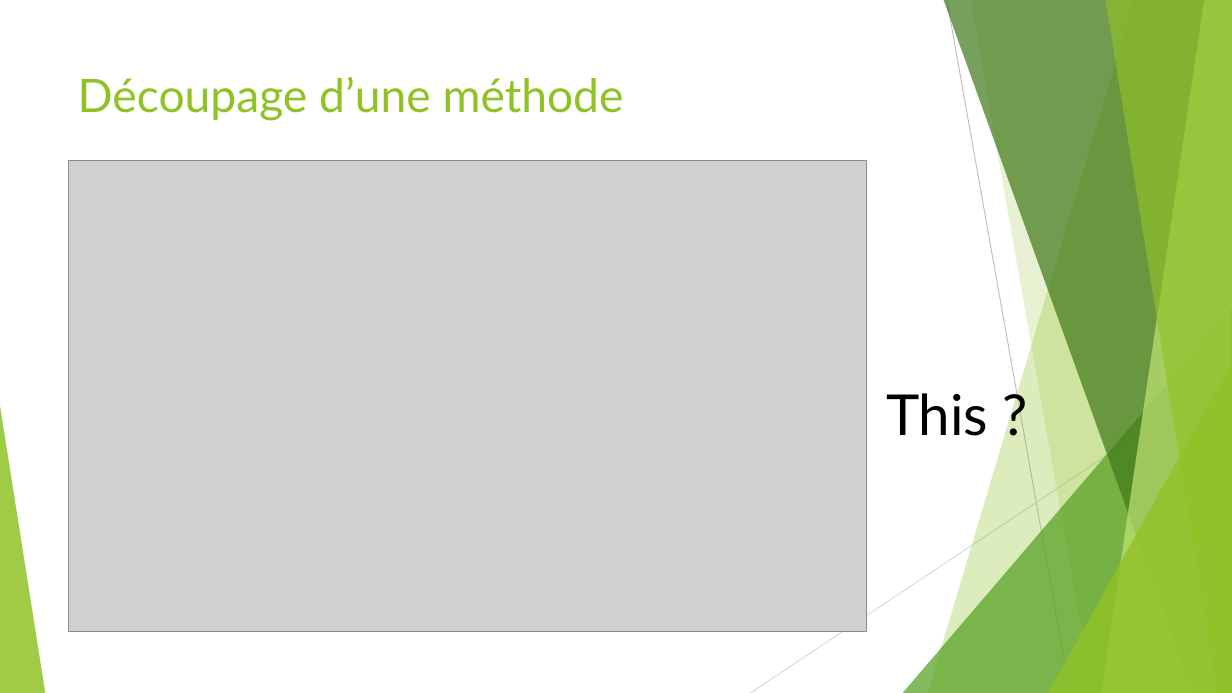
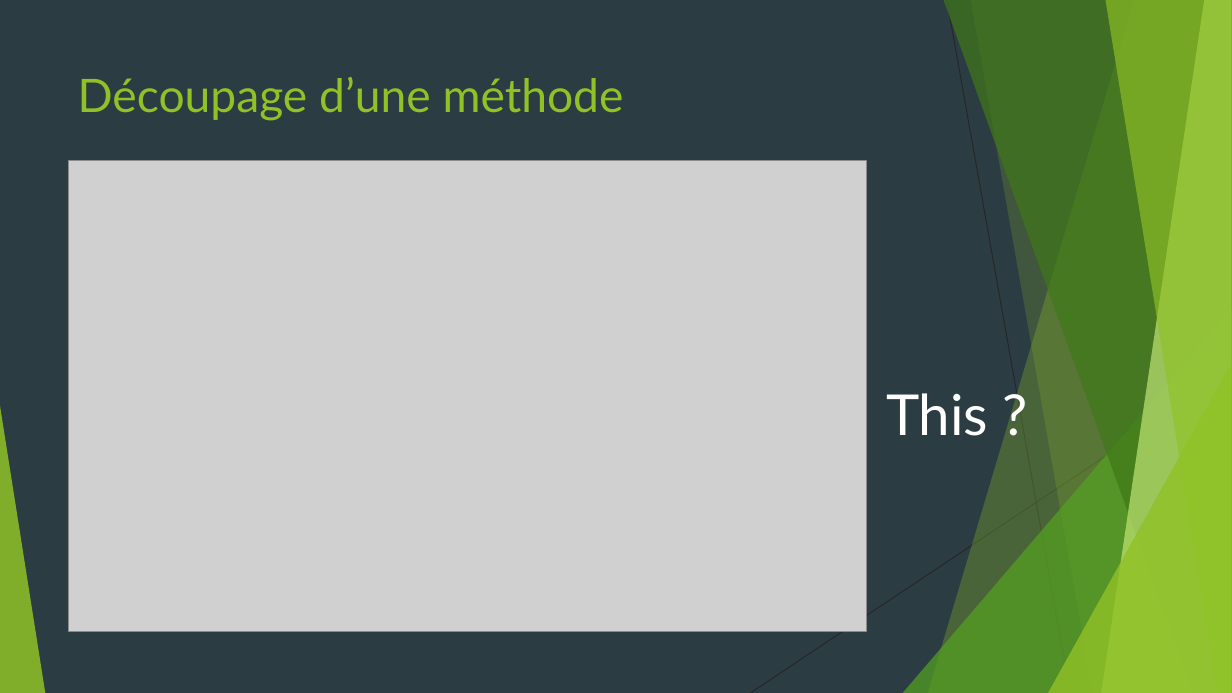
Before and after one commit to worming004/OOPAndGo, a slide deck: slide 8 of PPT/OOPAndGo.pptx. Drawn at 1232x693 pixels with LibreOffice and Linux fonts; fonts in the diff are those of the drawing; grey boxes stand for pictures. Boxes give left, top, right and bottom in pixels: in the first picture for what was removed or moved away, otherwise in the second. Text is boxed around its words. In the diff, an @@ line names an element or a change of style, - is before the commit and + after.

```diff
--- a/PPT/OOPAndGo.pptx
+++ b/PPT/OOPAndGo.pptx
@@ background #FFFFFF to #2C3C43 @@
@@ line (947, 0) - (1070, 693): stroke #BFBFBF 0.75 pt to #262626 0.75 pt @@
@@ line (1232, 372) - (750, 693): stroke #D9D9D9 0.75 pt to #262626 0.75 pt @@
@@ text "This ?" at (x1=886, y1=393, x2=988, y2=436): text colour #000000 to #FFFFFF @@
```
Also in this commit, not shown: 17 other slides changed.
